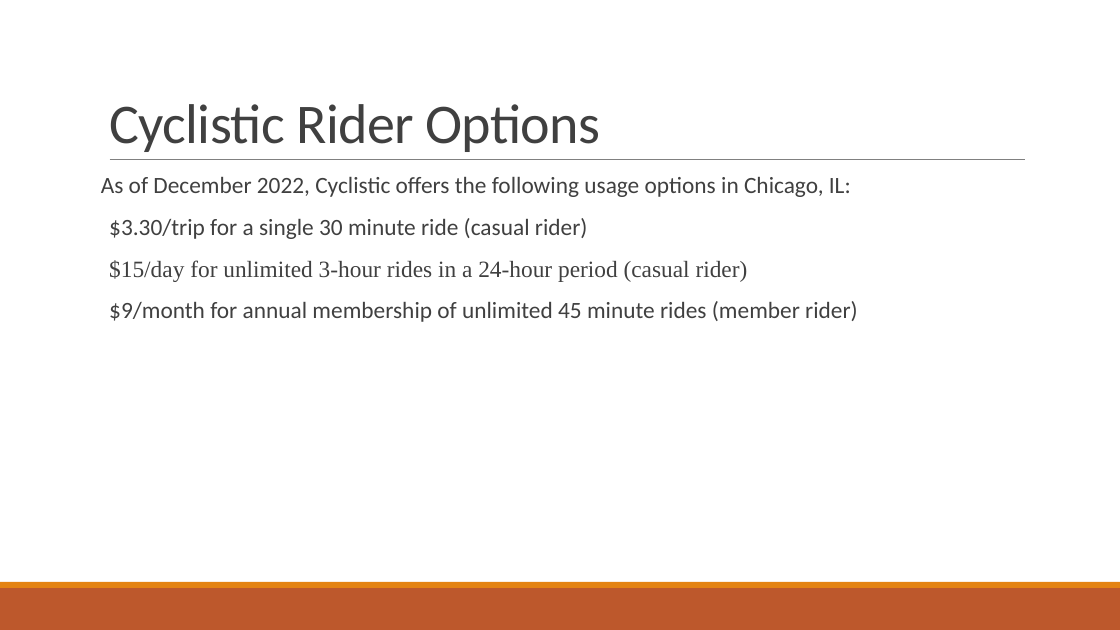
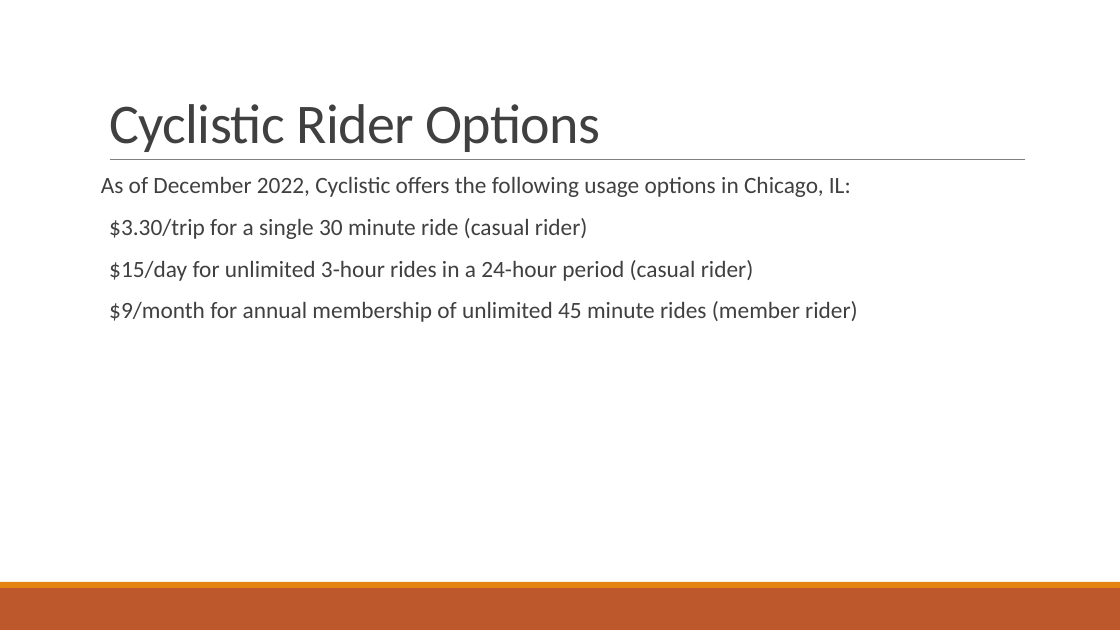
Before and after one commit to jesse-richardville/Cyclistic-Case-Study, a slide deck: slide 6 of Final Report-Capstone Presentation.pptx (slide 5 before the commit). Drawn at 1120x630 pixels with LibreOffice and Linux fonts; fonts in the diff are those of the drawing. Boxes give left, top, right and bottom in pixels: in the first picture for what was removed or moved away, otherwise in the second. Text is boxed around its words. In the diff, an @@ line names an element or a change of style, - is before the commit and + after.

```diff
--- a/Final Report-Capstone Presentation.pptx
+++ b/Final Report-Capstone Presentation.pptx
@@ text at (109, 260, 754, 281): font Times New Roman to Calibri in "$15/day for unlimited 3-hour rides in a ..." @@
```
Also in this commit, not shown: 6 other slides changed, 2 slides added.
